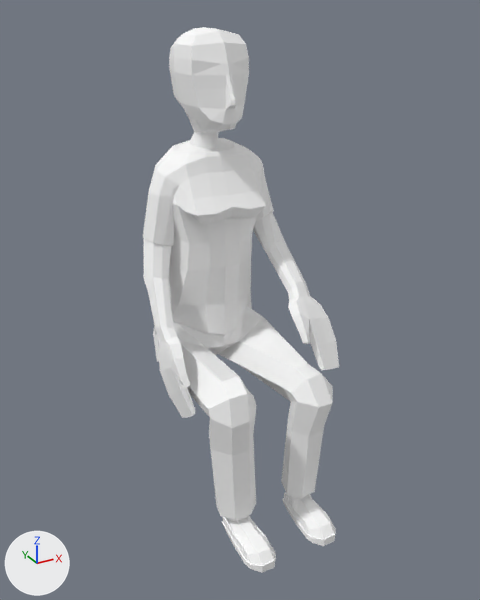
An edit to the glTF model frontend/assets/models3d/packs/quaternius-fbx/female_sitting.glb, drawn before and after from the same camera.
The view is the same before and after, from a camera (50 mm lens) standing at (-1.108, -1.779, 1.905) and looking at (0.0, 0.236, 0.898). The lights are fixed; the arrows at lower left show +X, +Y and +Z. The picture after the commit comes second. Where no turn or scale is listed for an object, it has been applied to the vertices.

In view in the first picture: 'Female_Sitting'.
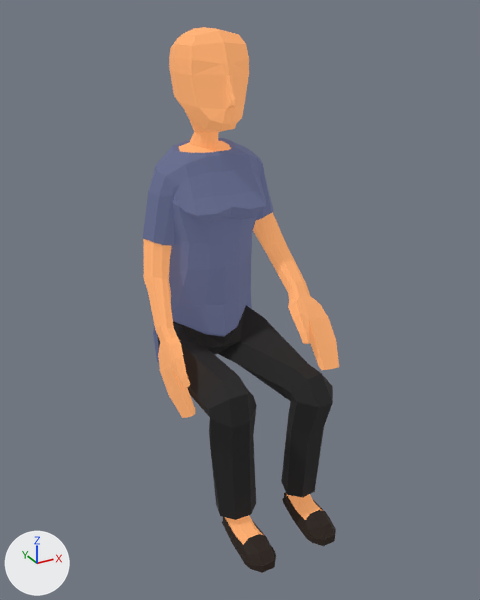
The change, as JSON lines over the scene's bpy script:
```json
{"op": "set", "path": "mat_material_0.base_color", "old": "(1.0, 1.0, 1.0)", "new": "(0.515, 0.217, 0.0804)", "note": "white #ffffff -> orange #be8050"}
{"op": "add", "block": "mat_material_0", "code": "mat_material_0.emission_color = (0.515, 0.217, 0.0804)  # orange #be8050"}
{"op": "add", "block": "mat_material_0", "code": "mat_material_0.emission_strength = 1.0"}
{"op": "set", "path": "mat_material_1.base_color", "old": "(1.0, 1.0, 1.0)", "new": "(0.0608, 0.0713, 0.134)", "note": "white #ffffff -> dark blue #464b66"}
{"op": "add", "block": "mat_material_1", "code": "mat_material_1.emission_color = (0.0608, 0.0713, 0.134)  # dark blue #464b66"}
{"op": "add", "block": "mat_material_1", "code": "mat_material_1.emission_strength = 1.0"}
{"op": "set", "path": "mat_material_2.base_color", "old": "(1.0, 1.0, 1.0)", "new": "(0.00497, 0.00461, 0.00477)", "note": "white #ffffff -> black #0f0f0f"}
{"op": "add", "block": "mat_material_2", "code": "mat_material_2.emission_color = (0.00497, 0.00461, 0.00477)  # black #0f0f0f"}
{"op": "add", "block": "mat_material_2", "code": "mat_material_2.emission_strength = 1.0"}
{"op": "set", "path": "mat_material_3.base_color", "old": "(1.0, 1.0, 1.0)", "new": "(0.00866, 0.00438, 0.00219)", "note": "white #ffffff -> black #170e07"}
{"op": "add", "block": "mat_material_3", "code": "mat_material_3.emission_strength = 1.0"}
```

Changed parts and their boxes (x1, y1, x2, y2) in the pictures (480 x 600 px):
```json
{"object": "Female_Sitting", "change": "recoloured, surface changed", "before": [143, 27, 339, 573], "after": [143, 27, 339, 573], "on screen": "darker"}
```
